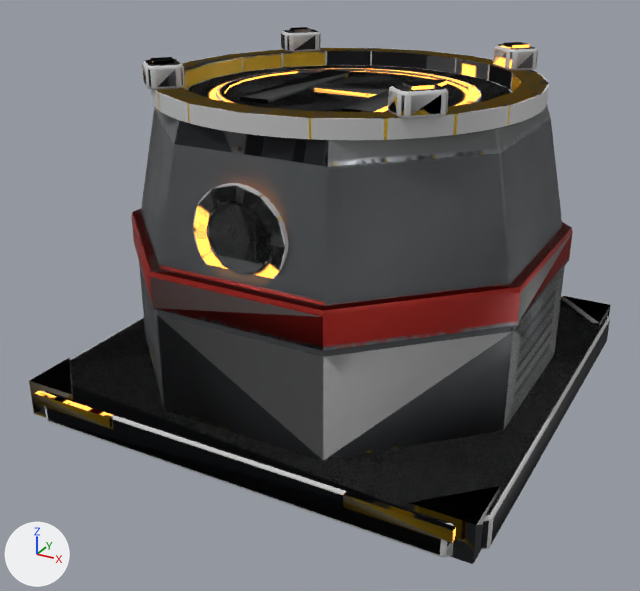
The Blender file Tools/ModelFactory/R4SixStyles1/source/06_R41ModularTech/R4X_FlyingDroneDeployer_SOURCE.blend, before and after one commit.
Rendered twice from a 50 mm lens placed at (0.416, -0.816, 0.236), pointed at (-0.01, -0.042, -0.151). Every picture has the same lights, and +X, +Y and +Z are marked at lower left. The picture after the commit comes second.

The first picture shows 'HI_eyering', 'HI_eyesocket', 'HI_guide.002', 'HI_guide.003', 'HI_guidering', 'HI_pad', 'HI_plinth', 'HI_redband', 'HI_skirt', 'R4X_FlyingDroneDeployer_Body', 'R4X_FlyingDroneDeployer_Iris', 'R4X_FlyingDroneDeployer_LOD1' and 11 more.
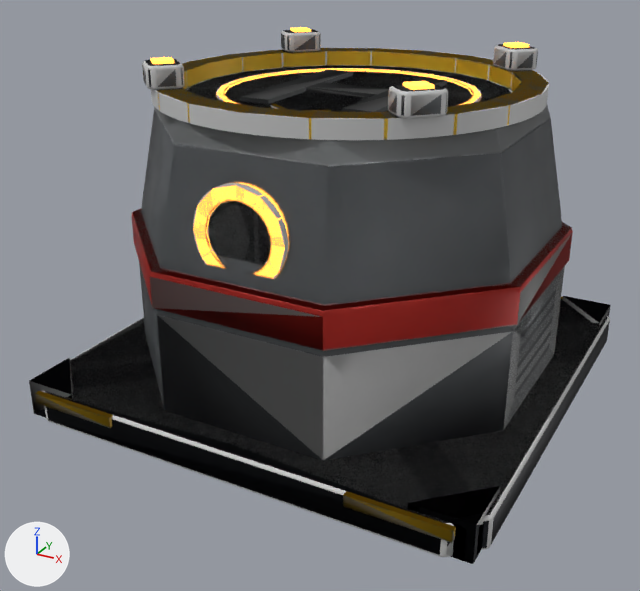
Location of each change, (x1, y1, x2, y2) in pixels of the pictures (640 x 591 px; the box of a moved part takes in the faces that stretch with it):
part 1 of me_r4x_flyingdronedeployer_body, surface changed
    both: (29, 65, 607, 564)
part 2 of me_r4x_flyingdronedeployer_iris, surface changed
    before: (144, 36, 540, 119)
    after: (144, 36, 547, 119)
part 3 of me_r4x_flyingdronedeployer_body_002, moved or reshaped
    before: (45, 306, 607, 523)
    after: (45, 300, 607, 523)
part 4 of me_r4x_flyingdronedeployer_body_002, moved or reshaped
    before: (133, 48, 568, 311)
    after: (133, 48, 571, 311)
part 5 of me_r4x_flyingdronedeployer_body_002, surface changed
    both: (34, 27, 610, 564)

What changed in the scene script:
```text
Change me_r4x_flyingdronedeployer_body:
    used by ob_r4x_flyingdronedeployer_body; parent = ob_r4x_flyingdronedeployer_root; location = (0.0, 0.0, 0.0)
    remove me_r4x_flyingdronedeployer_body.from_pydata(...)  # 390 vertices, 420 faces; spans x -0.252..0.252, y -0.255..0.255, z -0.26..0.066
    add me_r4x_flyingdronedeployer_body.from_pydata(...)  # 402 vertices, 434 faces; spans x -0.252..0.252, y -0.255..0.255, z -0.26..0.066
    me_r4x_flyingdronedeployer_body part 1: 366 kept faces spanning x -0.252..0.252, y -0.255..0.255, z -0.26..0.066 get new texture (UV) coordinates
    edits to the shape of me_r4x_flyingdronedeployer_body do not show in these pictures
Change me_r4x_flyingdronedeployer_iris:
    where me_r4x_flyingdronedeployer_iris.from_pydata(...)  # 304 vertices, 344 faces; spans x -0.198..0.198, y -0.198..0.198, z -0.04..0.003
    used by ob_r4x_flyingdronedeployer_iris; parent = ob_r4x_flyingdronedeployer_root; location = (0.0, 0.0, 0.1)
    me_r4x_flyingdronedeployer_iris part 2: texture (UV) coordinates of 325 of 344 faces, centred in x -0.193..0.193, y -0.193..0.193, z -0.04..0.003, changed; they spanned u 0.0..0.9, v 0.0..0.91 and now span u 0.0..0.9, v 0.05..0.91
Change me_r4x_flyingdronedeployer_body_002:
    used by ob_r4x_flyingdronedeployer_lod1; location = (0.0, 0.0, 0.0)
    remove me_r4x_flyingdronedeployer_body_002.from_pydata(...)  # 684 vertices, 862 faces; spans x -0.252..0.252, y -0.255..0.255, z -0.26..0.103
    add me_r4x_flyingdronedeployer_body_002.from_pydata(...)  # 696 vertices, 877 faces; spans x -0.252..0.252, y -0.255..0.255, z -0.26..0.103
    me_r4x_flyingdronedeployer_body_002 part 3
    12 faces are deleted
    12 new faces join them
    me_r4x_flyingdronedeployer_body_002 part 4
    67 faces are deleted
    6 vertices are added at (0.0, -0.124, 0.062), (0.03, -0.102, 0.062), (-0.03, -0.102, 0.062), (0.0, -0.124, 0.064), (0.03, -0.102, 0.064), (-0.03, -0.102, 0.064)
    6 new vertices lie (0.0, 0.008, 0.0) away from vertices in x -0.03..0.03, y -0.124..-0.102, z 0.062..0.064
    82 new faces join them
    me_r4x_flyingdronedeployer_body_002 part 5: 699 kept faces spanning x -0.252..0.252, y -0.255..0.255, z -0.26..0.103 get new texture (UV) coordinates
```
